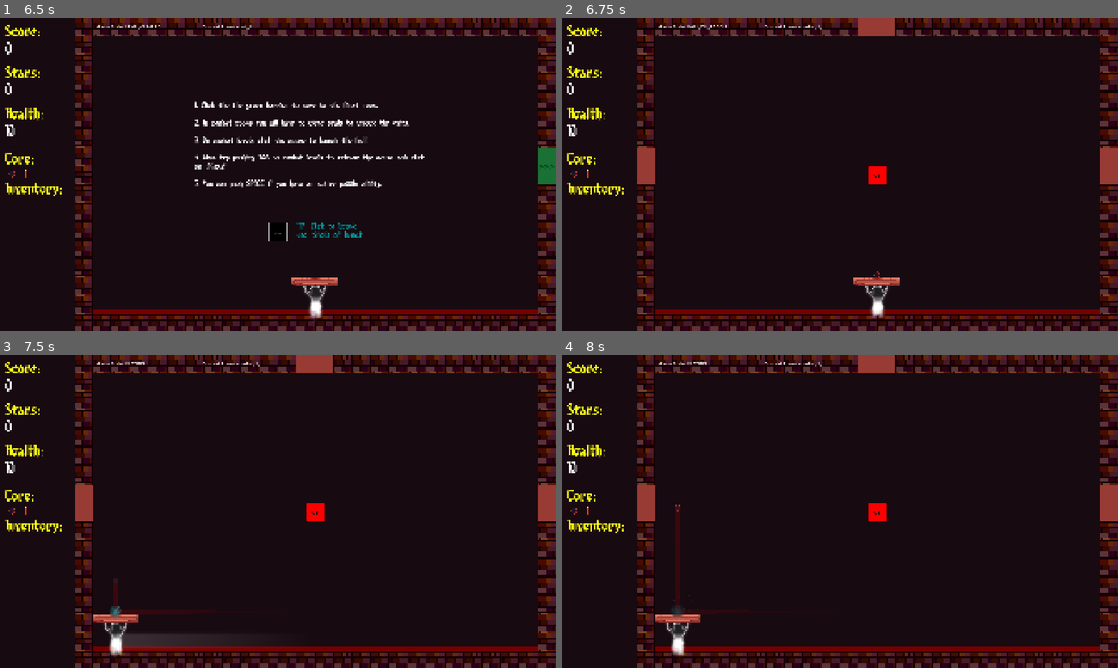
Above: before the commit, frames 1-4 (two rows, left to right).
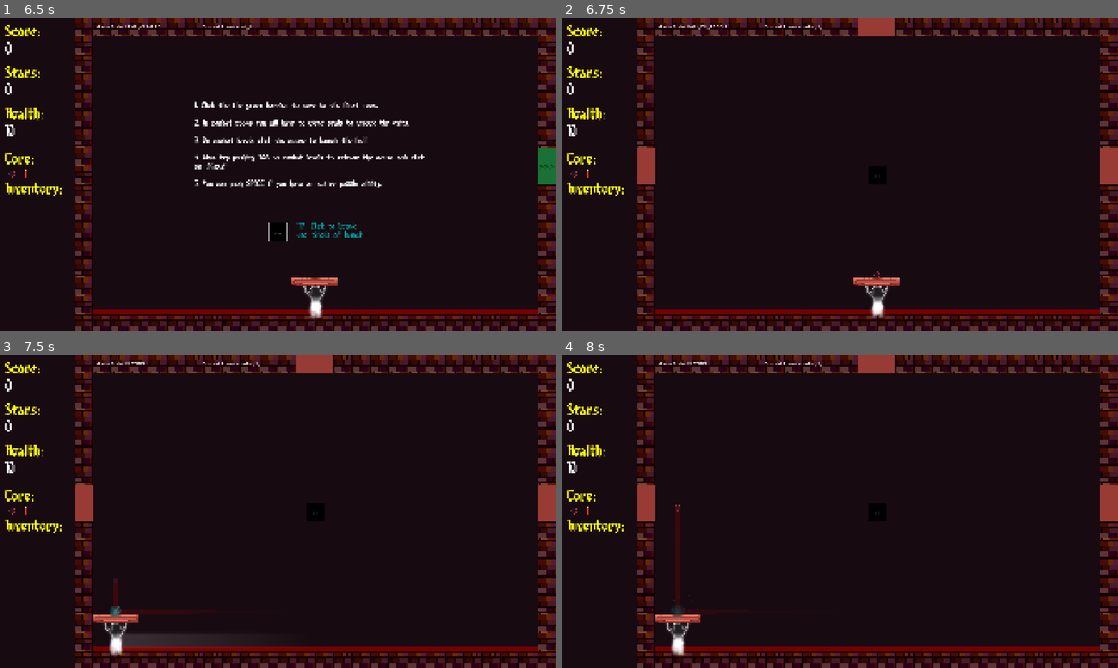
Above: after the commit, the same moments.

Repository: lostpoet999/escape_to_marty
Game: Godot game, scene res://scenes_and_scripts/ui_main_menu/main_menu.tscn
Same seed, same stepped clock (60 frames per second), same inputs: the game is played once before the commit and once after it. Sound files missing from this copy of the repository are replaced by a short silence.
Inputs (mouse positions are in pixels of both pictures, inside the frame that each line leads up to):
- Up to frame 1 (6.5 s): click "Start" at 0.5 s; click (11, 174) at 1.27 s; click (27, 174) at 2.02 s; click (11, 202) at 2.77 s; click (11, 174) at 3.52 s; click (27, 174) at 4.27 s; click (11, 174) at 5.02 s; click (27, 174) at 5.77 s
- Up to frame 2 (6.75 s): tap Enter at 6.5 s; move the mouse to (1106, 165) at 6.52 s; hold Tab (click_mode_toggle) from 6.53 s (still down); click (1106, 165) at 6.67 s
- Up to frame 3 (7.5 s): release Tab (click_mode_toggle) at 7.25 s; click (11, 511) at 7.27 s
- Up to frame 4 (8 s): no input

Frame 1 is identical in both runs. In frame 2, 0.2% of the frame differs, in the area x 55-59%, y 47-54%; in frame 3, 0.2%; in frame 4, 0.2%.

Commit message:
chore: minor floor 1 config

Diff:
--- a/scenes_and_scripts/levels/floor_1_the_lighthouse/floor_1_layout.tres
+++ b/scenes_and_scripts/levels/floor_1_the_lighthouse/floor_1_layout.tres
@@ -126,7 +126,6 @@
 script = ExtResource("12_gmdml")
 super_easy = 50.0
 easy = 50.0
-medium = 50.0
 metadata/_custom_type_script = "uid://ccw8ssedjvd48"
 
 [sub_resource type="Resource" id="Resource_74xxy"]
@@ -142,13 +141,6 @@
 max_health = 3.0
 metadata/_custom_type_script = "uid://cqac2vv2p8oga"
 
-[sub_resource type="Resource" id="Resource_q8bvp"]
-script = ExtResource("13_rtyfa")
-phase_type = 1
-min_health = 3.0
-max_health = 5.0
-metadata/_custom_type_script = "uid://cqac2vv2p8oga"
-
 [sub_resource type="Resource" id="Resource_rtyfa"]
 script = ExtResource("12_2wpod")
 common = 80.0
@@ -161,7 +153,7 @@
 script = ExtResource("2_j7weq")
 spawn_weight = SubResource("Resource_rtyfa")
 seal_difficulty_rates = SubResource("Resource_d5n1e")
-seal_phase_pool = Array[ExtResource("13_rtyfa")]([SubResource("Resource_mwylx"), SubResource("Resource_q8bvp")])
+seal_phase_pool = Array[ExtResource("13_rtyfa")]([SubResource("Resource_mwylx")])
 seal_health_phase = SubResource("Resource_74xxy")
 floor_name_id = "The Lighthouse"
 room_entries = Array[ExtResource("1_hqd6g")]([SubResource("Resource_xcoa1"), SubResource("Resource_uasr3"), SubResource …(237 unchanged characters)…
